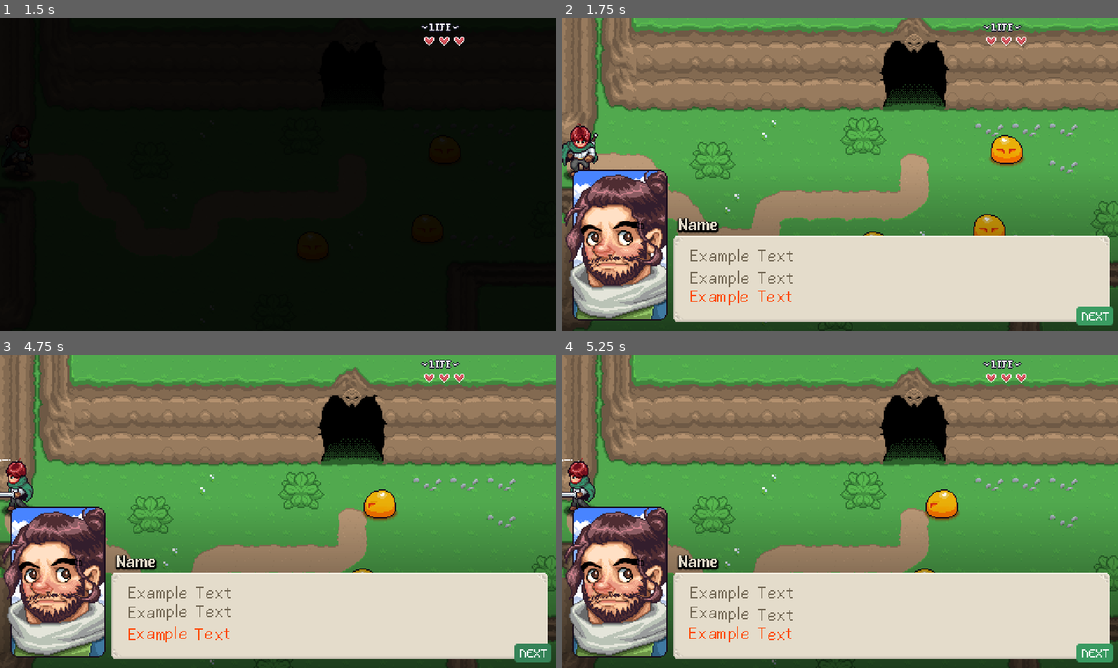
Above: before the commit, frames 1-4 (two rows, left to right).
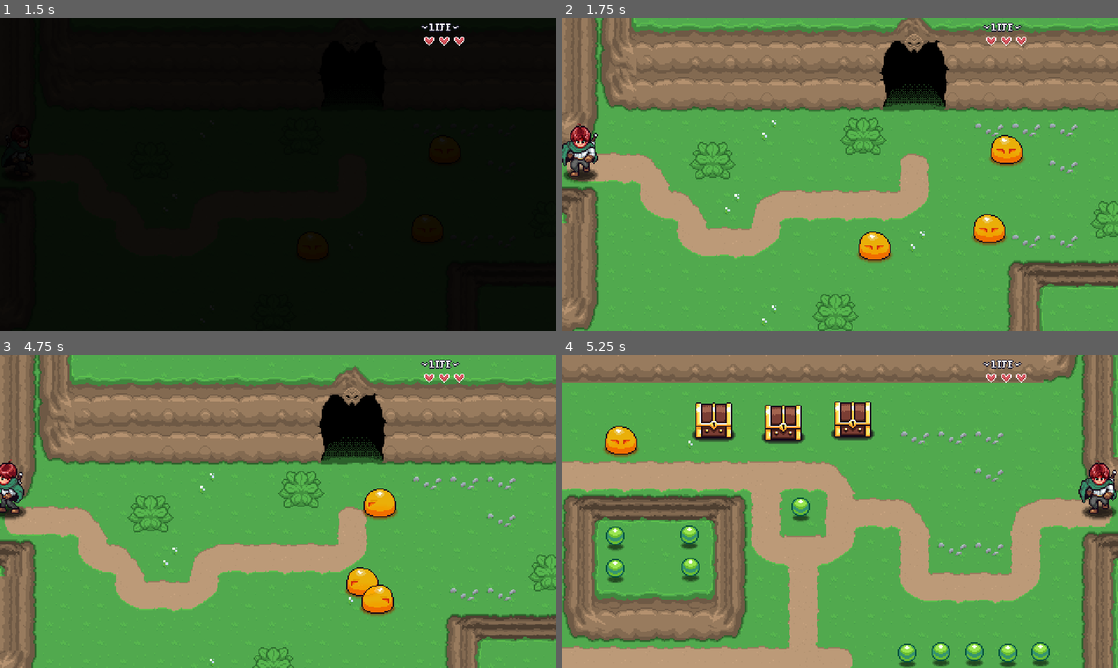
Above: after the commit, the same moments.

Repository: sirzes02/Godot-test
Game: Godot game, scene res://levels/area01/01.tscn
Same seed, same stepped clock (60 frames per second), same inputs: the game is played once before the commit and once after it. Sound files missing from this copy of the repository are replaced by a short silence.
Inputs:
- Up to frame 1 (1.5 s): tap Enter (ui_accept) at 0.5, 0.77, 1.07 s; hold D (right) 0.53-1.28 s; hold Space (attack) 0.53-1.28 s; tap E (interact) at 0.8, 1.35 s; hold S (down) from 1.28 s (still down)
- Up to frame 2 (1.75 s): keep holding S (down); tap Enter (ui_accept) at 1.52 s; tap P (test) at 1.55 s
- Up to frame 3 (4.75 s): tap Enter (ui_accept) at 1.82, 2.3, 2.85, 3.02, 3.32, 3.77, 4.07, 4.52 s; release S (down) at 2.03 s; hold D (right) 2.03-2.78 s; hold P (test) 2.03-2.78 s; hold W (up) 2.78-3.53 s; tap Space (attack) at 3.05, 4.35 s; hold Q (ability) 3.53-4.28 s; hold A (left) from 3.53 s (still down); tap E (interact) at 3.8 s; tap P (test) at 4.55 s
- Up to frame 4 (5.25 s): tap Enter (ui_accept) at 4.82 s; release A (left) at 5.03 s; hold S (down) from 5.03 s (still down); hold E (interact) from 5.03 s (still down)

Frame 1 is identical in both runs. In frame 2, 43% of the frame differs, in the area x 0-100%, y 48-100%; in frame 3, 48%; in frame 4, 87%, in the area x 0-100%, y 0-100%.

Commit message:
NPC Part IV Dialog Interaction

Diff:
--- a/gui/dialog_system/scripts/dialog_system.gd
+++ b/gui/dialog_system/scripts/dialog_system.gd
@@ -2,9 +2,19 @@
 @icon("res://gui/dialog_system/icons/star_bubble.svg")
 class_name DialogSystemNode extends CanvasLayer
 
+signal finished
+
 var is_active: bool = false
 
+var dialog_items: Array[DialogItem]
+var dialog_item_index: int = 0
+
 @onready var dialog_ui: Control = $DialogUI
+@onready var rich_text_label: RichTextLabel = $DialogUI/PanelContainer/RichTextLabel
+@onready var name_label: Label = $DialogUI/NameLabel
+@onready var portrait_sprite: Sprite2D = $DialogUI/PortraitSprite
+@onready var dialog_progress_indicator: PanelContainer = $DialogUI/DialogProgressIndicator
+@onready var label: Label = $DialogUI/DialogProgressIndicator/Label
 
 func _ready() -> void:
 	if Engine.is_editor_hint():
@@ -17,21 +27,31 @@
 	pass
 
 func _unhandled_input(event: InputEvent) -> void:
-	# if not is_active:
-	#	return
+	if not is_active:
+		return
 
-	if event.is_action_pressed("test"):
-		if not is_active:
-			show_dialog()
+	if (
+		event.is_action_pressed("interact") or
+		event.is_action_pressed("attack") or
+		event.is_action_pressed("ui_accept")
+	):
+		dialog_item_index += 1
+
+		if dialog_item_index < dialog_items.size():
+			start_dialog()
 		else:
 			hide_dialog()
 	pass
 
-func show_dialog() -> void:
+func show_dialog(_items: Array[DialogItem]) -> void:
 	is_active = true
 	dialog_ui.visible = true
 	dialog_ui.process_mode = Node.PROCESS_MODE_ALWAYS
+	dialog_items = _items
+	dialog_item_index = 0
 	get_tree().paused = true
+	await get_tree().process_frame
+	start_dialog()
 	pass
 
 func hide_dialog() -> void:
@@ -39,4 +59,27 @@
 	dialog_ui.visible = false
 	dialog_ui.process_mode = Node.PROCESS_MODE_DISABLED
 	get_tree().paused = false
+	finished.emit()
 	pass
+
+func start_dialog() -> void:
+	show_dialog_button_indicator(true)
+	var _d: DialogItem = dialog_items[dialog_item_index]
+	set_dialog_data(_d)
+	pass
+
+func set_dialog_data(_d: DialogItem) -> void:
+	if _d is DialogText:
+		rich_text_label.text = _d.text
+
+	name_label.text = _d.npc_info.npc_name
+	portrait_sprite.texture = _d.npc_info.portrait
+	pass
+
+func show_dialog_button_indicator(_is_visible: bool) -> void:
+	dialog_progress_indicator.visible = _is_visible
+
+	if dialog_item_index + 1 < dialog_items.size():
+		label.text = "NEXT"
+	else:
+		label.text = "END"
--- /dev/null
+++ b/interactables/dialog/dialog_interaction.tscn
@@ -0,0 +1,147 @@
+[gd_scene format=3 uid="uid://caduja2rgl2gk"]
+
+[ext_resource type="Script" uid="uid://bu8qn5i11dg3l" path="res://interactables/dialog/scripts/dialog_interaction.gd" id="1_ea8i5"]
+[ext_resource type="Texture2D" uid="uid://bcdddwg3xqqnx" path="res://interactables/dialog/sprites/dialog_interactable.png" id="1_ls8k1"]
+
+[sub_resource type="RectangleShape2D" id="RectangleShape2D_jnp34"]
+size = Vector2(44, 32)
+
+[sub_resource type="Animation" id="Animation_ea8i5"]
+length = 0.001
+tracks/0/type = "value"
+tracks/0/imported = false
+tracks/0/enabled = true
+tracks/0/path = NodePath("Sprite2D:position")
+tracks/0/interp = 1
+tracks/0/loop_wrap = true
+tracks/0/keys = {
+"times": PackedFloat32Array(0),
+"transitions": PackedFloat32Array(1),
+"update": 0,
+"values": [Vector2(2, -52)]
+}
+tracks/1/type = "value"
+tracks/1/imported = false
+tracks/1/enabled = true
+tracks/1/path = NodePath("Sprite2D:modulate")
+tracks/1/interp = 1
+tracks/1/loop_wrap = true
+tracks/1/keys = {
+"times": PackedFloat32Array(0),
+"transitions": PackedFloat32Array(1),
+"update": 0,
+"values": [Color(1, 1, 1, 1)]
+}
+
+[sub_resource type="Animation" id="Animation_ls8k1"]
+resource_name = "default"
+tracks/0/type = "value"
+tracks/0/imported = false
+tracks/0/enabled = true
+tracks/0/path = NodePath("Sprite2D:position")
+tracks/0/interp = 1
+tracks/0/loop_wrap = true
+tracks/0/keys = {
+"times": PackedFloat32Array(0),
+"transitions": PackedFloat32Array(1),
+"update": 0,
+"values": [Vector2(2, -52)]
+}
+tracks/1/type = "value"
+tracks/1/imported = false
+tracks/1/enabled = true
+tracks/1/path = NodePath("Sprite2D:modulate")
+tracks/1/interp = 1
+tracks/1/loop_wrap = true
+tracks/1/keys = {
+"times": PackedFloat32Array(0),
+"transitions": PackedFloat32Array(1),
+"update": 0,
+"values": [Color(1, 1, 1, 0)]
+}
+
+[sub_resource type="Animation" id="Animation_4cr4e"]
+resource_name = "hide"
+step = 0.1
+tracks/0/type = "value"
+tracks/0/imported = false
+tracks/0/enabled = true
+tracks/0/path = NodePath("Sprite2D:position")
+tracks/0/interp = 1
+tracks/0/loop_wrap = true
+tracks/0/keys = {
+"times": PackedFloat32Array(0, 0.2),
+"transitions": PackedFloat32Array(1, 1),
+"update": 0,
+"values": [Vector2(2, -55), Vector2(2, -52)]
+}
+tracks/1/type = "value"
+tracks/1/imported = false
+tracks/1/enabled = true
+tracks/1/path = NodePath("Sprite2D:modulate")
+tracks/1/interp = 1
+tracks/1/loop_wrap = true
+tracks/1/keys = {
+"times": PackedFloat32Array(0, 0.2),
+"transitions": PackedFloat32Array(1, 1),
+"update": 0,
+"values": [Color(1, 1, 1, 1), Color(1, 1, 1, 0)]
+}
+
+[sub_resource type="Animation" id="Animation_jacjr"]
+resource_name = "show"
+step = 0.1
+tracks/0/type = "value"
+tracks/0/imported = false
+tracks/0/enabled = true
+tracks/0/path = NodePath("Sprite2D:position")
+tracks/0/interp = 1
+tracks/0/loop_wrap = true
+tracks/0/keys = {
+"times": PackedFloat32Array(0, 0.2),
+"transitions": PackedFloat32Array(1, 1),
+"update": 0,
+"values": [Vector2(2, -52), Vector2(2, -55)]
+}
+tracks/1/type = "value"
+tracks/1/imported = false
+tracks/1/enabled = true
+tracks/1/path = NodePath("Sprite2D:modulate")
+tracks/1/interp = 1
+tracks/1/loop_wrap = true
+tracks/1/keys = {
+"times": PackedFloat32Array(0, 0.2),
+"transitions": PackedFloat32Array(1, 1),
+"update": 0,
+"values": [Color(1, 1, 1, 0), Color(1, 1, 1, 1)]
+}
+
+[sub_resource type="AnimationLibrary" id="AnimationLibrary_ea8i5"]
+_data = {
+&"RESET": SubResource("Animation_ea8i5"),
+&"default": SubResource("Animation_ls8k1"),
+&"hide": SubResource("Animation_4cr4e"),
+&"show": SubResource("Animation_jacjr")
+}
+
+[node name="DialogInteraction" type="Area2D" unique_id=1316307863]
+process_mode = 3
+collision_layer = 0
+collision_mask = 4
+monitorable = false
+script = ExtResource("1_ea8i5")
+enabled = null
+
+[node name="CollisionShape2D" type="CollisionShape2D" parent="." unique_id=1647878669]
+shape = SubResource("RectangleShape2D_jnp34")
+debug_color = Color(0.3529412, 0.8235294, 0.4862745, 0.1764706)
+
+[node name="Sprite2D" type="Sprite2D" parent="." unique_id=1619309519]
+position = Vector2(2, -52)
+texture = ExtResource("1_ls8k1")
+hframes = 2
+
+[node name="AnimationPlayer" type="AnimationPlayer" parent="." unique_id=915632589]
+process_mode = 3
+libraries/ = SubResource("AnimationLibrary_ea8i5")
+autoplay = &"default"
--- /dev/null
+++ b/interactables/dialog/scripts/dialog_choice.gd
@@ -0,0 +1,5 @@
+@tool
+@icon("res://gui/dialog_system/icons/question_bubble.svg")
+class_name DialogChoice extends DialogItem
+
+@export var choices: Array[String] = ["Yes", "No"]
--- /dev/null
+++ b/interactables/dialog/scripts/dialog_interaction.gd
@@ -0,0 +1,64 @@
+@tool
+@icon("res://gui/dialog_system/icons/chat_bubbles.svg")
+class_name DialogInteraction extends Area2D
+
+signal player_interacted
+signal finished
+
+@export var enabled: bool = true
+
+var dialog_items: Array[DialogItem]
+
+@onready var animation_player: AnimationPlayer = $AnimationPlayer
+
+func _ready() -> void:
+	if Engine.is_editor_hint():
+		return
+
+	area_entered.connect(_on_area_entered)
+	area_exited.connect(_on_area_exit)
+
+	for child in get_children():
+		if child is DialogItem:
+			dialog_items.append(child)
+
+	pass
+
+func player_interact() -> void:
+	player_interacted.emit()
+	await get_tree().process_frame
+	await get_tree().process_frame
+	DialogSystem.show_dialog(dialog_items)
+	DialogSystem.finished.connect(_on_dialog_finished)
+	pass
+
+func _on_area_entered(_a: Area2D) -> void:
+	if !enabled or dialog_items.size() == 0:
+		return
+
+	animation_player.play("show")
+	PlayerManager.interact_pressed.connect(player_interact)
+	pass
+
+func _on_area_exit(_a: Area2D) -> void:
+	animation_player.play("hide")
+	PlayerManager.interact_pressed.disconnect(player_interact)
+	pass
+
+func _on_dialog_finished() -> void:
+	DialogSystem.finished.disconnect(_on_dialog_finished)
+	finished.emit()
+
+func _get_configuration_warnings() -> PackedStringArray:
+	if !_check_for_dialog_item():
+		return ["Requieres at least one DialogItem node."]
+	else:
+		return []
+	pass
+
+func _check_for_dialog_item() -> bool:
+	for child in get_children():
+		if child is DialogItem:
+			return true
+
+	return false
--- /dev/null
+++ b/interactables/dialog/scripts/dialog_item.gd
@@ -0,0 +1,26 @@
+@tool
+@icon("res://gui/dialog_system/icons/chat_bubble.svg")
+class_name DialogItem extends Node
+
+@export var npc_info: NPCResource
+
+func _ready() -> void:
+	if Engine.is_editor_hint():
+		return
+
+	check_npc_data()
+
+func check_npc_data() -> void:
+	if npc_info == null:
+		var p = self
+		var _checking: bool
+
+		while  _checking:
+			p = p.get_parent()
+
+			if p:
+				if p is NPC and p.npc_resource:
+					npc_info = p.npc_resource
+					_checking = false
+			else:
+				_checking = false
--- /dev/null
+++ b/interactables/dialog/scripts/dialog_text.gd
@@ -0,0 +1,5 @@
+@tool
+@icon("res://gui/dialog_system/icons/text_bubble.svg")
+class_name DialogText extends DialogItem
+
+@export_multiline var text: String = "Placeholder text..."
--- a/levels/area01/02.tscn
+++ b/levels/area01/02.tscn
@@ -11,8 +11,11 @@
 [ext_resource type="Resource" uid="uid://cglppk3oiqxrr" path="res://npc/00_npcs/npc_01.tres" id="9_bemct"]
 [ext_resource type="PackedScene" uid="uid://k14lanhf3no4" path="res://npc/npc_behavior_wander.tscn" id="9_kn07k"]
 [ext_resource type="Resource" uid="uid://v30ayv8qjfae" path="res://npc/00_npcs/npc_02.tres" id="11_fv5f3"]
+[ext_resource type="PackedScene" uid="uid://caduja2rgl2gk" path="res://interactables/dialog/dialog_interaction.tscn" id="11_tg8qg"]
 [ext_resource type="PackedScene" uid="uid://ux2n4fapgfj2" path="res://npc/npc_behavior_patrol.tscn" id="12_dlp5d"]
+[ext_resource type="Script" uid="uid://cdkb66e1trluv" path="res://interactables/dialog/scripts/dialog_text.gd" id="12_v3ddu"]
 [ext_resource type="PackedScene" uid="uid://d31ayrd2auxyg" path="res://npc/patrol_location.tscn" id="13_5eovd"]
+[ext_resource type="Resource" uid="uid://b5s8to0h2tjdu" path="res://npc/00_npcs/hero_00.tres" id="13_v3ddu"]
 
 [node name="02" type="Node2D" unique_id=188804400]
 script = ExtResource("1_onu17")
@@ -50,6 +53,30 @@
 
 [node name="NpcBehaviorWander" parent="NPC" unique_id=1340077773 instance=ExtResource("9_kn07k")]
 
+[node name="DialogInteraction" parent="NPC" unique_id=1316307863 instance=ExtResource("11_tg8qg")]
+enabled = true
+
+[node name="DialogText" type="Node" parent="NPC/DialogInteraction" unique_id=1813205042]
+script = ExtResource("12_v3ddu")
+text = "
+Hi! [b]Hero[/b] is that you?"
+npc_info = ExtResource("9_bemct")
+metadata/_custom_type_script = "uid://cdkb66e1trluv"
+
+[node name="DialogText2" type="Node" parent="NPC/DialogInteraction" unique_id=724158269]
+script = ExtResource("12_v3ddu")
+text = "
+[wave]Heck yeah it is me![/wave]"
+npc_info = ExtResource("13_v3ddu")
+metadata/_custom_type_script = "uid://cdkb66e1trluv"
+
+[node name="DialogText3" type="Node" parent="NPC/DialogInteraction" unique_id=560635952]
+script = ExtResource("12_v3ddu")
+text = "Nice bro!
+Happy to have a hero!"
+npc_info = ExtResource("9_bemct")
+metadata/_custom_type_script = "uid://cdkb66e1trluv"
+
 [node name="NPC2" parent="." unique_id=1435009824 instance=ExtResource("8_q55yv")]
 position = Vector2(394, 231)
 npc_resource = ExtResource("11_fv5f3")
--- a/levels/dungeon01/03.tscn
+++ b/levels/dungeon01/03.tscn
@@ -12,6 +12,7 @@
 
 [node name="03" type="Node2D" unique_id=1144143668]
 script = ExtResource("1_eovde")
+music = ExtResource("3_rm2aa")
 
 [node name="Dungeon01" parent="." unique_id=633893028 instance=ExtResource("1_8ko30")]
 layer_0/tile_data = PackedInt32Array(-131072, 589826, 0, -65536, 589826, 1, 0, 589826, 2, -131071, 655362, 0, -65535, 6 …(5078 unchanged characters)…
--- /dev/null
+++ b/npc/00_npcs/hero_00.tres
@@ -0,0 +1,12 @@
+[gd_resource type="Resource" script_class="NPCResource" format=3 uid="uid://b5s8to0h2tjdu"]
+
+[ext_resource type="Script" uid="uid://c5burft102c4y" path="res://npc/scripts/npc_resource.gd" id="1_f2okk"]
+[ext_resource type="Texture2D" uid="uid://b22yys50ed5u" path="res://npc/sprites/portraits/hero_portrait.png" id="1_ihijq"]
+[ext_resource type="Texture2D" uid="uid://cee2ltmkj8swx" path="res://player/sprites/PlayerSprite02.png" id="3_wu5d4"]
+
+[resource]
+script = ExtResource("1_f2okk")
+npc_name = "Hero"
+sprite = ExtResource("3_wu5d4")
+portrait = ExtResource("1_ihijq")
+metadata/_custom_type_script = "uid://c5burft102c4y"
--- a/npc/patrol_location.tscn
+++ b/npc/patrol_location.tscn
@@ -1,6 +1,7 @@
 [gd_scene format=3 uid="uid://d31ayrd2auxyg"]
 
 [ext_resource type="Script" uid="uid://chb4cw3py5cb0" path="res://npc/scripts/patrol_location.gd" id="1_xdeq0"]
+[ext_resource type="FontFile" uid="uid://dplj0nmib8k77" path="res://gui/fonts/m5x7.ttf" id="2_rlkg0"]
 
 [sub_resource type="Gradient" id="Gradient_ipyvv"]
 offsets = PackedFloat32Array(0.65, 0.87916666, 1)
@@ -37,7 +38,6 @@
 theme_override_constants/shadow_offset_x = 0
 theme_override_constants/shadow_offset_y = 1
 theme_override_constants/outline_size = 3
-theme_override_font_sizes/font_size = 12
 text = "0"
 horizontal_alignment = 1
 
@@ -51,6 +51,7 @@
 theme_override_constants/shadow_offset_x = 0
 theme_override_constants/shadow_offset_y = 1
 theme_override_constants/outline_size = 3
+theme_override_fonts/font = ExtResource("2_rlkg0")
 theme_override_font_sizes/font_size = 8
 text = "wait: 0.0s"
 horizontal_alignment = 1
--- a/npc/scripts/npc.gd
+++ b/npc/scripts/npc.gd
@@ -21,11 +21,33 @@
 	if Engine.is_editor_hint():
 		return
 
+	gather_interactables()
 	do_behavior_enabled.emit()
 	pass
 
 func _physics_process(delta: float) -> void:
 	move_and_slide()
+
+func gather_interactables() -> void:
+	for child in get_children():
+		if child is DialogInteraction:
+			child.player_interacted.connect(_on_player_interacted)
+			child.finished.connect(_on_player_finished)
+
+func _on_player_interacted() -> void:
+	update_direction(PlayerManager.player.global_position)
+	state = "idle"
+	velocity = Vector2.ZERO
+	update_animation()
+	do_behavior = false
+	pass
+
+func _on_player_finished() -> void:
+	state = "idle"
+	update_animation()
+	do_behavior = true
+	do_behavior_enabled.emit()
+	pass
 
 func update_animation() -> void:
 	animation_player.play(state + "_" + direction_name)
Not shown, added: interactables/dialog/scripts/dialog_choice.gd.uid
Not shown, added: interactables/dialog/scripts/dialog_interaction.gd.uid
Not shown, added: interactables/dialog/scripts/dialog_item.gd.uid
Not shown, added: interactables/dialog/scripts/dialog_text.gd.uid
Binary file added: interactables/dialog/sprites/dialog_interactable.png
Not shown, added: interactables/dialog/sprites/dialog_interactable.png.import
